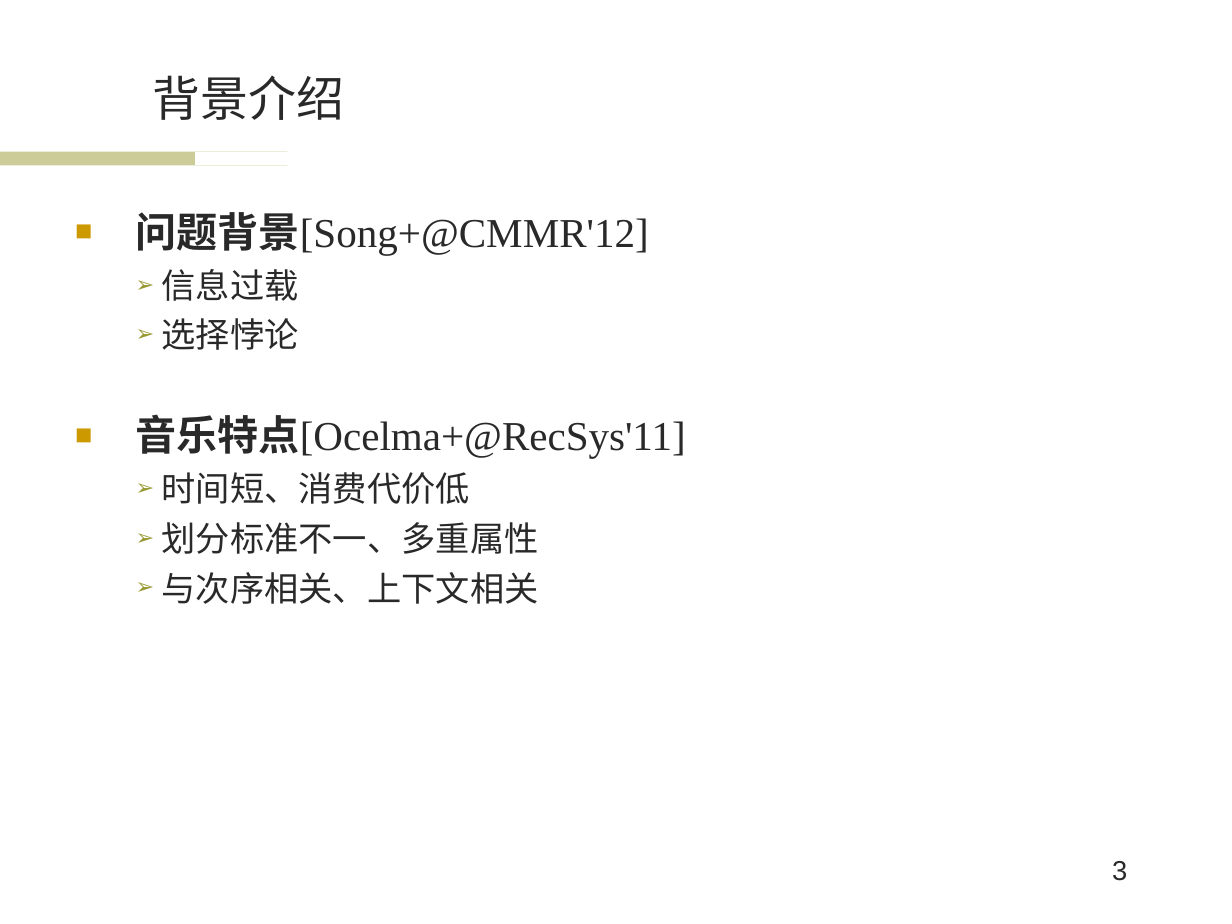
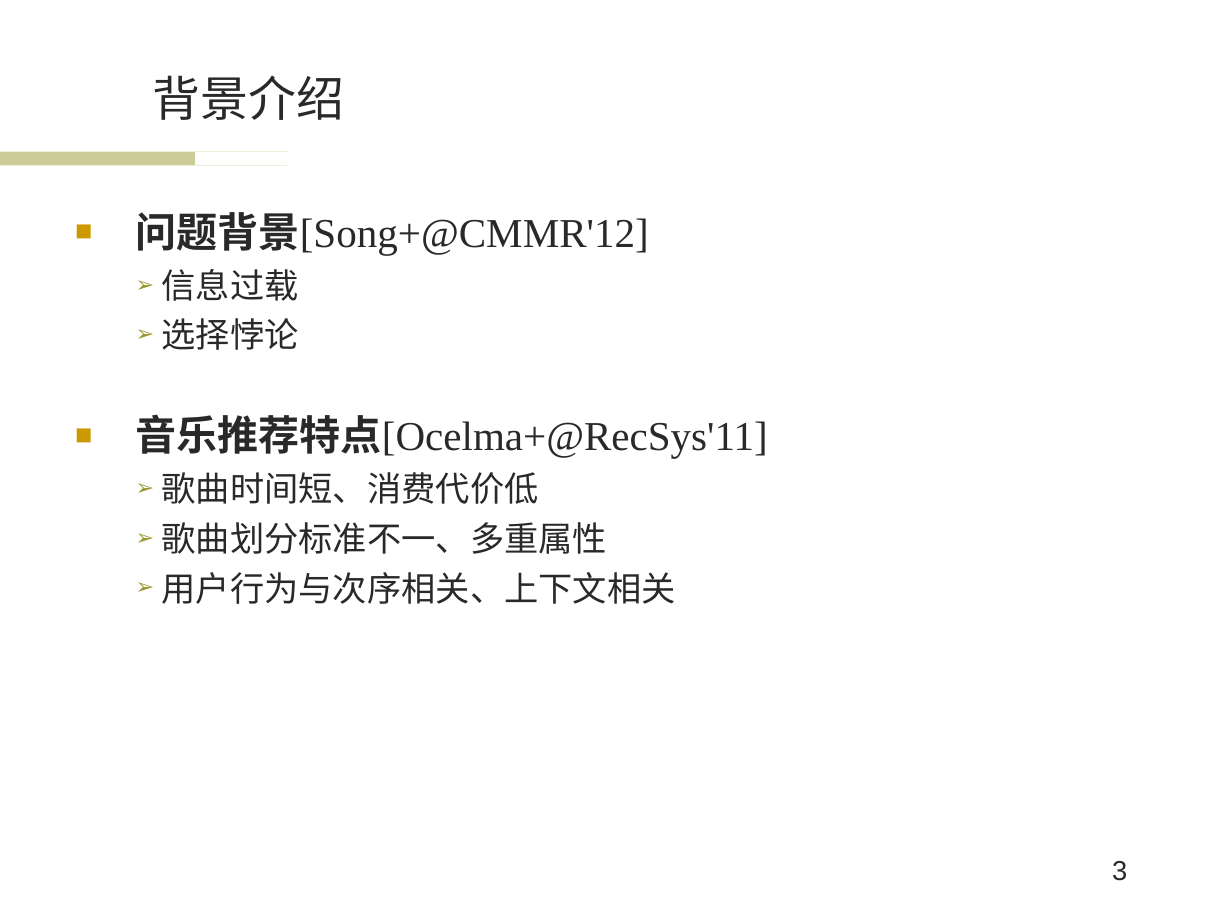
Before and after one commit to wwssttt/NJUThesis, a slide deck: slide 3 of 答辩准备/一种基于时间序列分析的个性化音乐推荐系统及其实现.ppt. Drawn at 1232x924 pixels with LibreOffice and Linux fonts; fonts in the diff are those of the drawing; background and template pictures are left out. Boxes give left, top, right and bottom in pixels: in the first picture for what was removed or moved away, otherwise in the second. Text is boxed around its words. In the diff, an @@ line names an element or a change of style, - is before the commit and + after.

Commit message:
ppt2.1

```diff
--- a/答辩准备/一种基于时间序列分析的个性化音乐推荐系统及其实现.ppt
+++ b/答辩准备/一种基于时间序列分析的个性化音乐推荐系统及其实现.ppt
@@ text at [136,414,768,604]: text changed @@
-■ 音乐特点[Ocelma+@RecSys'11]
-  ➢ 时间短、消费代价低
-  ➢ 划分标准不一、多重属性
-  ➢ 与次序相关、上下文相关
+■ 音乐推荐特点[Ocelma+@RecSys'11]
+  ➢ 歌曲时间短、消费代价低
+  ➢ 歌曲划分标准不一、多重属性
+  ➢ 用户行为与次序相关、上下文相关
```
Also in this commit, not shown: 1 other slide changed.
